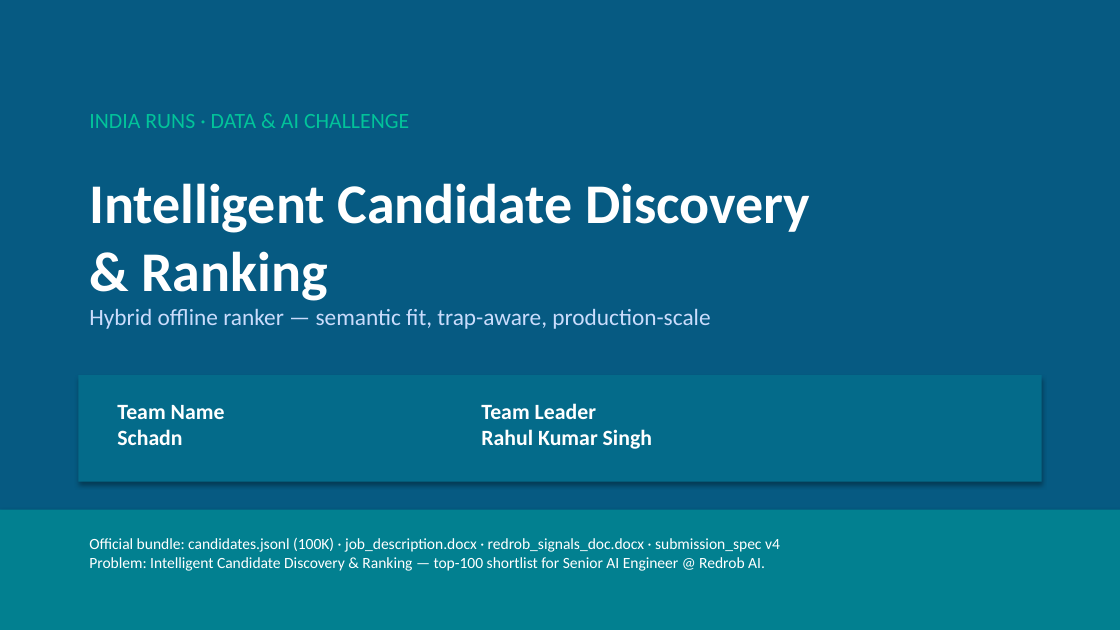
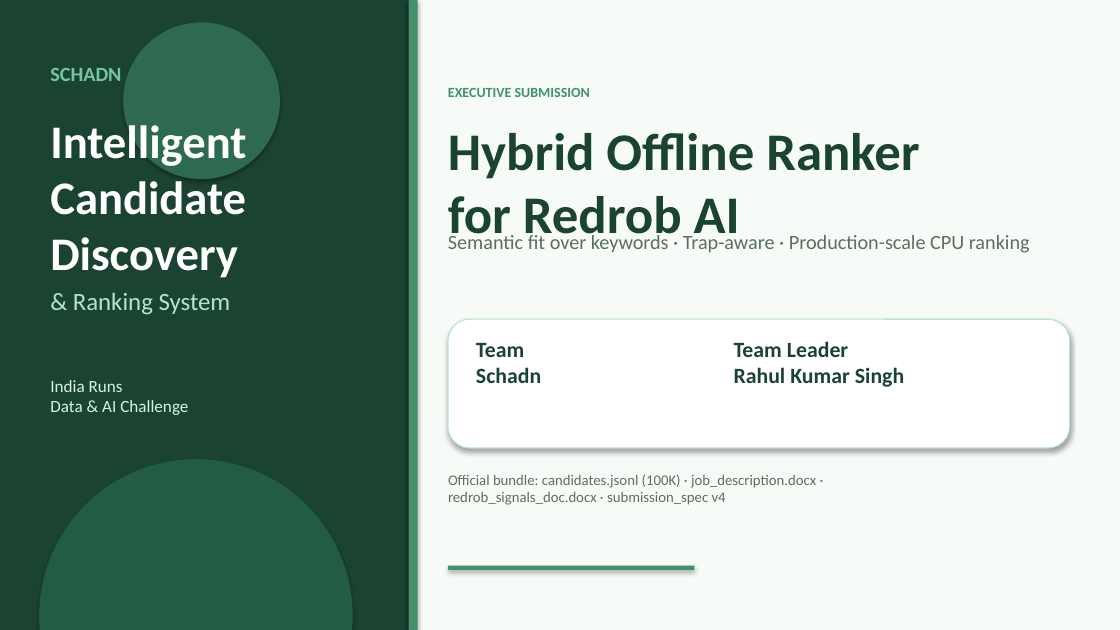
Before and after one commit to rahulx2001/recruitgpt-x, a slide deck: slide 1 of docs/RecruitGPT_X_Approach.pptx. Drawn at 1120x630 pixels with LibreOffice and Linux fonts; fonts in the diff are those of the drawing. Boxes give left, top, right and bottom in pixels: in the first picture for what was removed or moved away, otherwise in the second. Text is boxed around its words. In the diff, an @@ line names an element or a change of style, - is before the commit and + after.

Commit message:
docs: redesign submission deck with consultant light-green theme
Split cover layout, sage palette, rounded cards, stat tiles, slide
footers, and section rails for a polished executive presentation style.

```diff
--- a/docs/RecruitGPT_X_Approach.pptx
+++ b/docs/RecruitGPT_X_Approach.pptx
@@ rectangle: place and size @@
-rectangle at [0, 0, 1120, 629]
+rectangle at [0, 0, 409, 629]
@@ rectangle at [0, 0, 409, 629]: fill #065A82 to #1B4332 @@
@@ ellipse added at [123, 22, 280, 179], fill #2D6A4F @@
@@ rectangle: place and size @@
-rectangle at [0, 510, 1120, 629]
+rectangle at [409, 0, 1120, 629]
@@ rectangle at [409, 0, 1120, 629]: fill #028090 to #F7FBF8 @@
@@ rectangle added at [409, 0, 418, 629], fill #40916C @@
@@ text added at [50, 68, 121, 81], 13 pt, text #74C69D, bold @@
+SCHADN
@@ text added at [448, 88, 590, 97], 9 pt, text #40916C, bold @@
+EXECUTIVE SUBMISSION
@@ text at [50, 119, 246, 278]: text changed; size 36 to 30 pt @@
-Intelligent Candidate Discovery
-& Ranking
+Intelligent
+Candidate
+Discovery
@@ text added at [448, 133, 919, 246], 34 pt, text #1B4332, bold @@
+Hybrid Offline Ranker
+for Redrob AI
@@ text at [448, 233, 1030, 253]: text changed; size 15 to 13 pt; text colour #CADCFC to #5C6F62 @@
-Hybrid offline ranker — semantic fit, trap-aware, production-scale
+Semantic fit over keywords · Trap-aware · Production-scale CPU ranking
@@ text added at [73, 292, 231, 315], 16 pt, text #B7E4C7 @@
+& Ranking System
@@ rounded rectangle added at [448, 319, 1070, 448], fill #FFFFFF, outline #B7E4C7 0.75 pt @@
@@ text at [476, 343, 541, 383]: text changed; text colour #FFFFFF to #1B4332 @@
-Team Name
-Schadn
+Team
+Schadn
@@ text "Team Leader Rahul Kumar Singh": place and size @@
-text "Team Leader Rahul Kumar Singh" at [481, 403, 652, 449]
+text "Team Leader Rahul Kumar Singh" at [734, 341, 904, 387]
@@ text "Team Leader Rahul Kumar Singh" at [734, 341, 904, 387]: text colour #FFFFFF to #1B4332 @@
@@ text at [50, 380, 188, 415]: text changed; size 14 to 11 pt; text colour #02C39A to #D8F3DC @@
-INDIA RUNS · DATA & AI CHALLENGE
+India Runs
+Data & AI Challenge
@@ rectangle removed at [78, 375, 1042, 482] @@
@@ ellipse added at [39, 459, 353, 630], fill #235C45 @@
@@ text at [448, 474, 816, 505]: text changed; size 10 to 9.5 pt; text colour #FFFFFF to #5C6F62 @@
-Official bundle: candidates.jsonl (100K) · job_description.docx · redrob_signals_doc.docx · submission_spec v4
-Problem: Intelligent Candidate Discovery & Ranking — top-100 shortlist for Senior AI Engineer @ Redrob AI.
+Official bundle: candidates.jsonl (100K) · job_description.docx ·
+redrob_signals_doc.docx · submission_spec v4
@@ rectangle added at [448, 566, 694, 570], fill #40916C @@
```
Also in this commit, not shown: 10 other slides changed, 4 other files.
